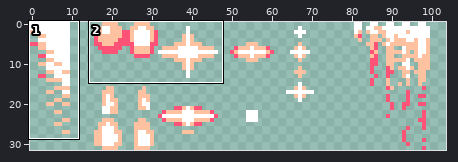
Edited in one commit: pixel-art file (units/weapons/ammunition.aseprite). The picture above shows the old version from afar; the outline marks the close-up.
Close-up. The starting point:
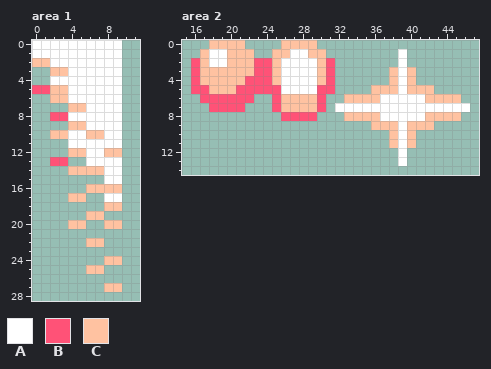
128x32 pixels, 1 frame. Shown: area 1: x 0..11, y 0..28; area 2: x 15..47, y 0..14. The wide view leaves out empty margins. The commit also changed other parts of the picture, which this record leaves out.
Palette (. is transparent): A #ffffff  B #ff5277  C #ffc2a1
Pixels before, area 1, first column x 0:
 0 AAAAAAAAAA
 1 AAAAAAAAAA
 2 CCAAAAAAAA
 3 ..CCAAAAAA
 4 ..AAAAAAAA
 5 BBCCAAAAAA
 6 ..CCAAAAAA
 7 ....CCAAAA
 8 ..BBAAAAAA
 9 ....CCAAAA
10 ..CCAACCAA
11 ....AAAAAA
12 ....CCAACC
13 ..BB..AAAA
14 ....CCCCAA
15 ........AA
16 ......CCCC
17 ....CC..AA
18 ........CC
19 ......CC..
20 ....CC..CC
21 ..........
22 ......CC..
23 ..........
24 ........CC
25 ......CC..
26 ..........
27 ........CC
Pixels before, area 2, first column x 16:
 0 ..CCCC....CCCC.................
 1 .CAACCC..CCAACC........A.......
 2 BCAACCCBBCAAAACB.......A.......
 3 BCCCCCCBBCAAAACB......CAC......
 4 BCCCCCBBBCAAAACB......CAC......
 5 BBCCCBBBBBAAAABB....CCCACCC....
 6 .BBBBBB..BCCCCB..CCCCAAAAACCCC.
 7 ..BBBB...BCCCCB.AAAAAAAAAAAAAAA
 8 ..........BBBB...CCCCAAAAACCCC.
 9 ....................CCCACCC....
10 ......................CAC......
11 ......................CAC......
12 .......................A.......
13 .......................A.......
The same view after the edit:
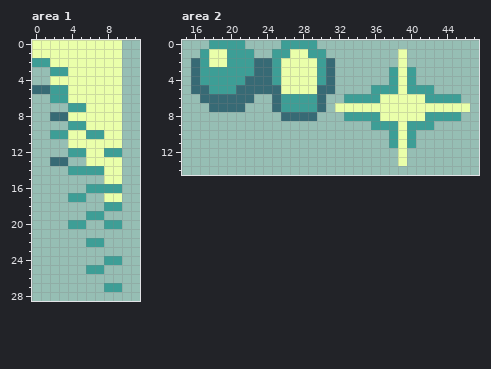
Diff:
layer "evil version" added
colour A: #ffffff -> #eaffaa
colour B: #ff5277 -> #376a75
colour C: #ffc2a1 -> #3d9e96
